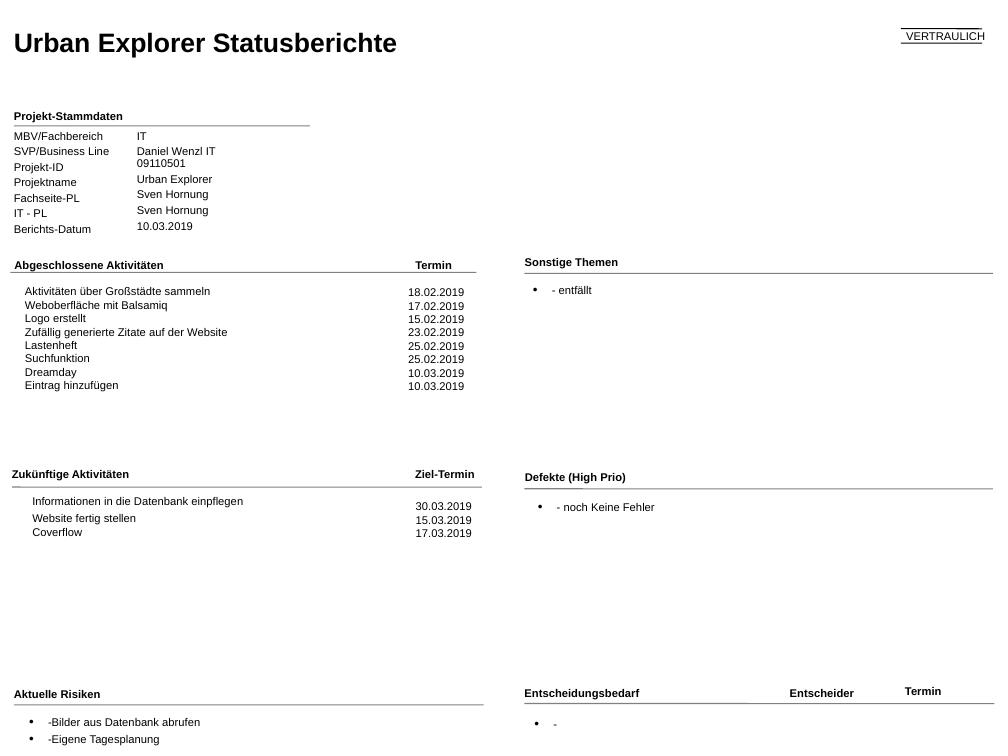
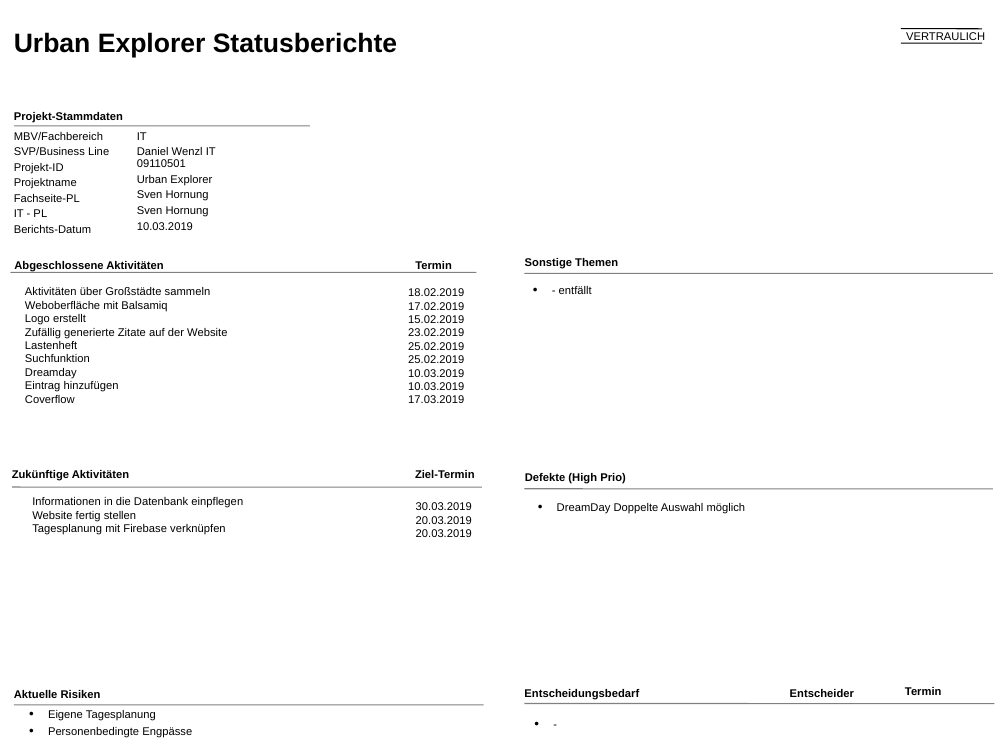
Before and after one commit to MeisterDanDan/Urban-Explorer, a slide deck: slide 1 of 05)Praesentationen/Statusberichte.ppt. Drawn at 1008x756 pixels with LibreOffice and Linux fonts; fonts in the diff are those of the drawing; background and template pictures are left out. Boxes give left, top, right and bottom in pixels: in the first picture for what was removed or moved away, otherwise in the second. Text is boxed around its words. In the diff, an @@ line names an element or a change of style, - is before the commit and + after.

```diff
--- a/05)Praesentationen/Statusberichte.ppt
+++ b/05)Praesentationen/Statusberichte.ppt
@@ text at (25,287,227,403): text changed @@
-Aktivitäten über Großstädte sammeln
-Weboberfläche mit Balsamiq
-Logo erstellt
-Zufällig generierte Zitate auf der Website
-Lastenheft
-Suchfunktion
-Dreamday
-Eintrag hinzufügen
+Aktivitäten über Großstädte sammeln
+Weboberfläche mit Balsamiq
+Logo erstellt
+Zufällig generierte Zitate auf der Website
+Lastenheft
+Suchfunktion
+Dreamday
+Eintrag hinzufügen
+Coverflow
@@ text at (408,395,464,403): paragraph added @@
+17.03.2019
@@ text at (32,497,243,535): text changed @@
-Informationen in die Datenbank einpflegen
-Website fertig stellen
-Coverflow
+Informationen in die Datenbank einpflegen
+Website fertig stellen
+Tagesplanung mit Firebase verknüpfen
@@ text at (557,503,746,513): text changed @@
-• - noch Keine Fehler
+• DreamDay Doppelte Auswahl möglich
@@ text at (416,516,472,537): text changed @@
-15.03.2019
-17.03.2019
+20.03.2019
+20.03.2019
@@ text at (48,710,192,737): text changed @@
-• -Bilder aus Datenbank abrufen
-• -Eigene Tagesplanung
+• Eigene Tagesplanung
+• Personenbedingte Engpässe
```
Also in this commit, not shown: 1 other file.
